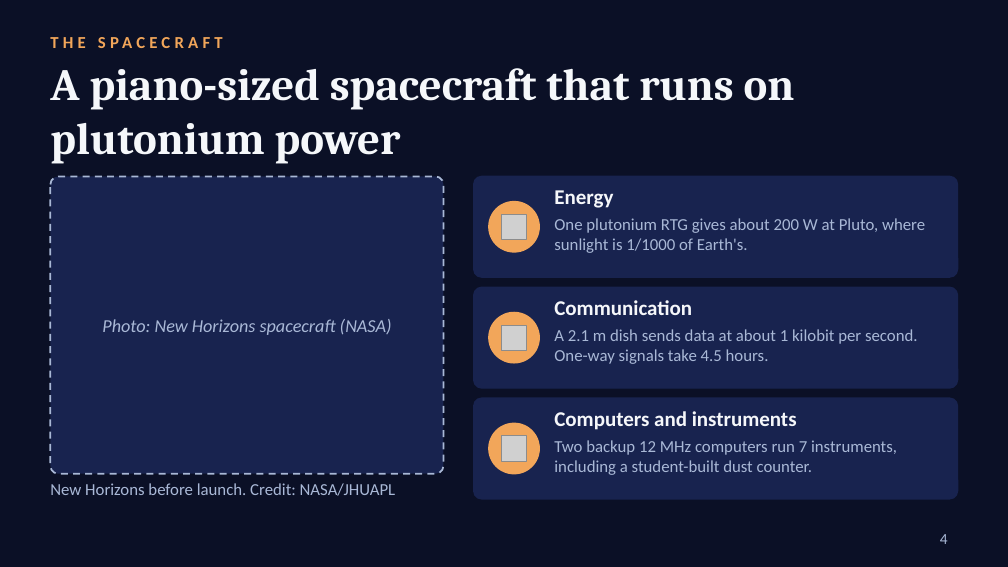
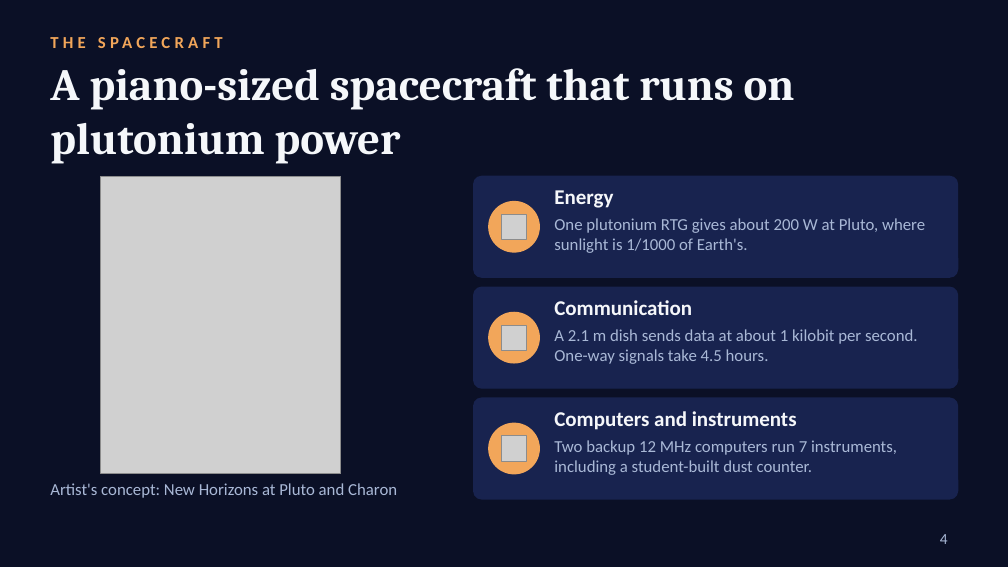
Before and after one commit to kalerat12-pixel/AmericanGeneralConstruction, a slide deck: slide 4 of NewHorizons_Unmanned_Systems.pptx. Drawn at 1008x567 pixels with LibreOffice and Linux fonts; fonts in the diff are those of the drawing; grey boxes stand for pictures. Boxes give left, top, right and bottom in pixels: in the first picture for what was removed or moved away, otherwise in the second. Text is boxed around its words. In the diff, an @@ line names an element or a change of style, - is before the commit and + after.

```diff
--- a/NewHorizons_Unmanned_Systems.pptx
+++ b/NewHorizons_Unmanned_Systems.pptx
@@ rounded rectangle removed at [50,176,444,474] @@
@@ picture added at [101,176,341,474] @@
@@ text removed at [102,319,392,335] @@
-Photo: New Horizons spacecraft (NASA)
@@ text at [50,483,397,498]: text changed @@
-New Horizons before launch. Credit: NASA/JHUAPL
+Artist's concept: New Horizons at Pluto and Charon
```
Also in this commit, not shown: 2 other slides changed.
